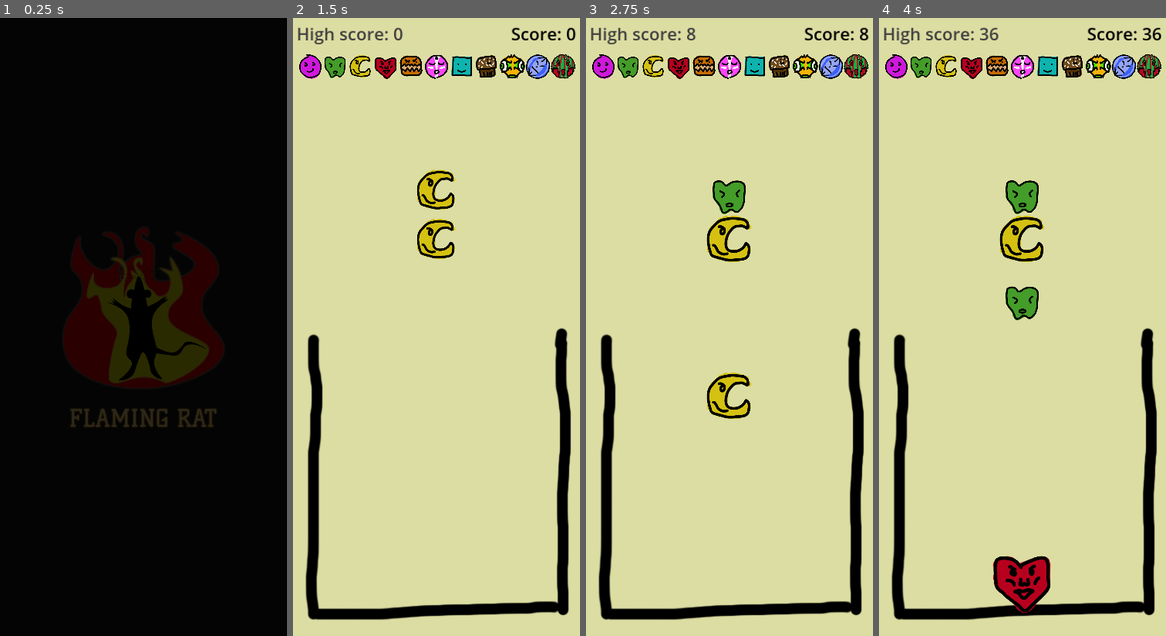
Above: before the commit, frames 1-4 (left to right).
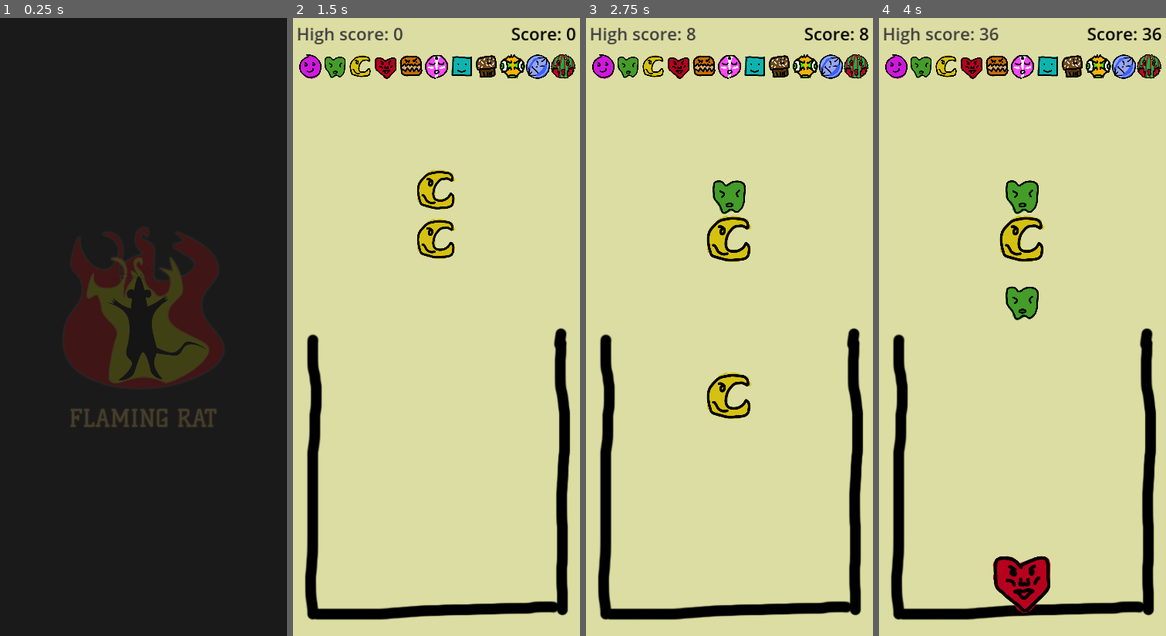
Above: after the commit, the same moments.

Repository: FlamingRat/fruta.io
Game: Godot game, scene res://scenes/menu/intro.tscn
Two runs of this game, one before a commit and one after it. Both use one fixed random seed, a clock stepped at 60 frames per second and the inputs below.
Inputs (mouse positions are in pixels of both pictures, inside the frame that each line leads up to; where the layout moved, square brackets give the same spot in the first picture):
- Up to frame 1 (0.25 s): no input
- Up to frame 2 (1.5 s): click (436, 327) at 0.5 s; click "NEW GAME" at 1.25 s
- Up to frame 3 (2.75 s): click (729, 320) [729, 351] at 2 s
- Up to frame 4 (4 s): click (1022, 320) [1022, 351] at 2.75 s; click (1022, 320) [1022, 351] at 3.5 s

The runs differ from the first frame. In frame 2, 1.2% of the frame differs, in the area x 4-97%, y 50-98%; in frame 3, 1.2%; in frame 4, 1.2%.

Commit message:
Update resized window behaviour

Diff:
--- a/project.godot
+++ b/project.godot
@@ -22,7 +22,7 @@
 window/size/viewport_width=400
 window/size/viewport_height=860
 window/stretch/mode="canvas_items"
-window/stretch/aspect="keep_width"
+window/stretch/aspect="expand"
 window/handheld/orientation=1
 
 [filesystem]
@@ -46,5 +46,3 @@
 renderer/rendering_method="mobile"
 textures/vram_compression/import_etc2_astc=true
 environment/defaults/default_clear_color=Color(0.859375, 0.863281, 0.632813, 1)
-anti_aliasing/quality/msaa_2d=1
-anti_aliasing/quality/screen_space_aa=1
--- a/scenes/level/level.tscn
+++ b/scenes/level/level.tscn
@@ -55,10 +55,12 @@
 
 [node name="top_bar" type="Control" parent="ui_root"]
 layout_mode = 3
-anchors_preset = 15
-anchor_right = 1.0
-anchor_bottom = 1.0
-offset_bottom = -754.0
+anchors_preset = 13
+anchor_left = 0.5
+anchor_right = 0.5
+anchor_bottom = 1.0
+offset_left = -200.0
+offset_right = 200.0
 grow_horizontal = 2
 grow_vertical = 2
 
@@ -102,11 +104,12 @@
 
 [node name="main_ui" type="Control" parent="ui_root"]
 layout_mode = 3
-anchors_preset = 15
-anchor_right = 1.0
-anchor_bottom = 1.0
-offset_top = 96.0
-offset_bottom = -15.0
+anchors_preset = 13
+anchor_left = 0.5
+anchor_right = 0.5
+anchor_bottom = 1.0
+offset_left = -200.0
+offset_right = 200.0
 grow_horizontal = 2
 grow_vertical = 2
 
@@ -133,9 +136,12 @@
 [node name="game_over_screen" type="Control" parent="ui_root"]
 visible = false
 layout_mode = 3
-anchors_preset = 15
-anchor_right = 1.0
-anchor_bottom = 1.0
+anchors_preset = 13
+anchor_left = 0.5
+anchor_right = 0.5
+anchor_bottom = 1.0
+offset_left = -200.0
+offset_right = 200.0
 grow_horizontal = 2
 grow_vertical = 2
 
@@ -198,6 +204,9 @@
 [node name="combine_audio" type="AudioStreamPlayer" parent="."]
 stream = ExtResource("7_1u7sb")
 max_polyphony = 11
+
+[node name="Camera2D" type="Camera2D" parent="."]
+position = Vector2(201, 430)
 
 [connection signal="game_over" from="." to="dispenser" method="_on_level_game_over"]
 [connection signal="high_score_updated" from="." to="ui_root/top_bar/high_score" method="_on_level_high_score_updated"]
--- a/scenes/menu/intro.tscn
+++ b/scenes/menu/intro.tscn
@@ -32,12 +32,12 @@
 "times": PackedFloat32Array(0, 1.5, 3.5, 5),
 "transitions": PackedFloat32Array(1, 1, 1, 1),
 "update": 0,
-"values": [Color(0, 0, 0, 1), Color(1, 1, 1, 1), Color(1, 1, 1, 1), Color(0, 0, 0, 1)]
+"values": [Color(1, 1, 1, 0), Color(1, 1, 1, 1), Color(1, 1, 1, 1), Color(1, 1, 1, 0)]
 }
 tracks/1/type = "method"
 tracks/1/imported = false
 tracks/1/enabled = true
-tracks/1/path = NodePath("../../..")
+tracks/1/path = NodePath("../../../..")
 tracks/1/interp = 1
 tracks/1/loop_wrap = true
 tracks/1/keys = {
@@ -60,6 +60,14 @@
 
 [node name="CanvasLayer" type="CanvasLayer" parent="."]
 
+[node name="ColorRect" type="ColorRect" parent="CanvasLayer"]
+anchors_preset = 15
+anchor_right = 1.0
+anchor_bottom = 1.0
+grow_horizontal = 2
+grow_vertical = 2
+color = Color(0.101961, 0.101961, 0.101961, 1)
+
 [node name="AnimationPlayer" type="AnimationPlayer" parent="CanvasLayer"]
 process_mode = 3
 root_node = NodePath("../Control/ColorRect/FlamingRatLogo")
@@ -70,9 +78,15 @@
 
 [node name="Control" type="Control" parent="CanvasLayer"]
 layout_mode = 3
-anchors_preset = 15
-anchor_right = 1.0
-anchor_bottom = 1.0
+anchors_preset = 8
+anchor_left = 0.5
+anchor_top = 0.5
+anchor_right = 0.5
+anchor_bottom = 0.5
+offset_left = -200.0
+offset_top = -430.0
+offset_right = 200.0
+offset_bottom = 430.0
 grow_horizontal = 2
 grow_vertical = 2
 
@@ -84,7 +98,7 @@
 anchor_bottom = 1.0
 grow_horizontal = 2
 grow_vertical = 2
-color = Color(0.101563, 0.101563, 0.101563, 1)
+color = Color(0.101961, 0.101961, 0.101961, 1)
 
 [node name="FlamingRatLogo" type="TextureRect" parent="CanvasLayer/Control/ColorRect"]
 layout_mode = 1
--- a/scenes/menu/menu.tscn
+++ b/scenes/menu/menu.tscn
@@ -6,9 +6,15 @@
 
 [node name="menu" type="Control"]
 layout_mode = 3
-anchors_preset = 15
-anchor_right = 1.0
-anchor_bottom = 1.0
+anchors_preset = 8
+anchor_left = 0.5
+anchor_top = 0.5
+anchor_right = 0.5
+anchor_bottom = 0.5
+offset_left = -200.0
+offset_top = -430.0
+offset_right = 200.0
+offset_bottom = 430.0
 grow_horizontal = 2
 grow_vertical = 2
 script = ExtResource("1_f80g0")
@@ -17,11 +23,18 @@
 
 [node name="Control" type="Control" parent="CanvasLayer"]
 layout_mode = 3
-anchors_preset = 15
-anchor_right = 1.0
-anchor_bottom = 1.0
+anchors_preset = 8
+anchor_left = 0.5
+anchor_top = 0.5
+anchor_right = 0.5
+anchor_bottom = 0.5
+offset_left = -200.0
+offset_top = -430.0
+offset_right = 200.0
+offset_bottom = 430.0
 grow_horizontal = 2
 grow_vertical = 2
+pivot_offset = Vector2(200, 430)
 
 [node name="TextureRect" type="TextureRect" parent="CanvasLayer/Control"]
 layout_mode = 1
